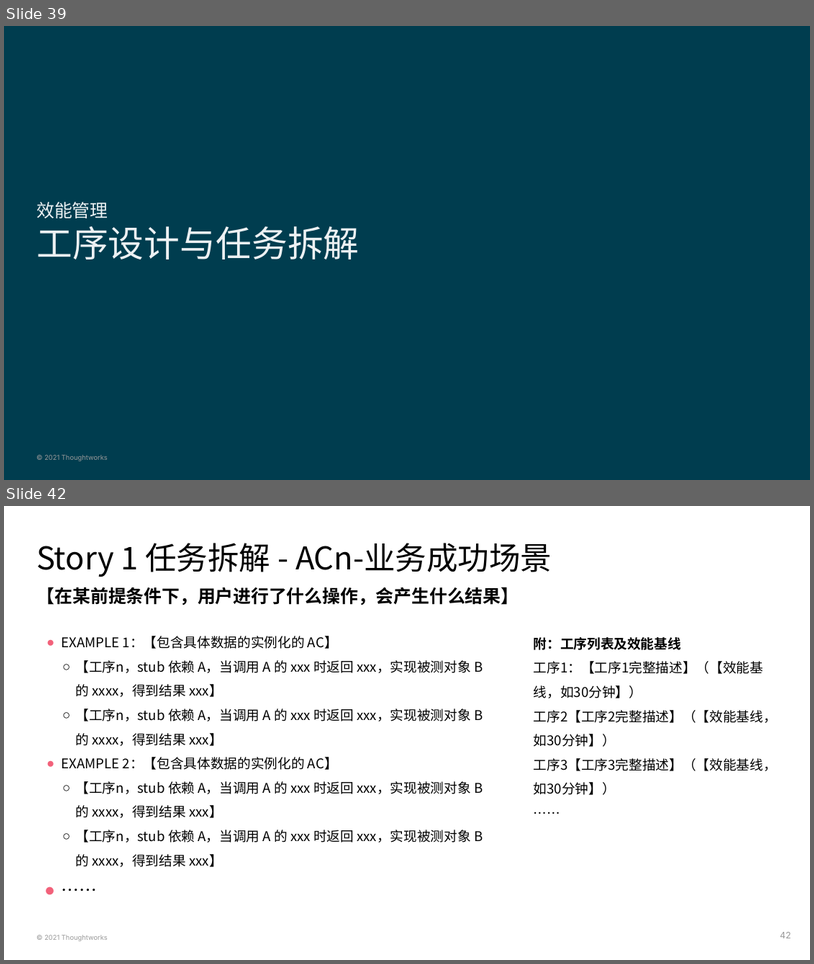
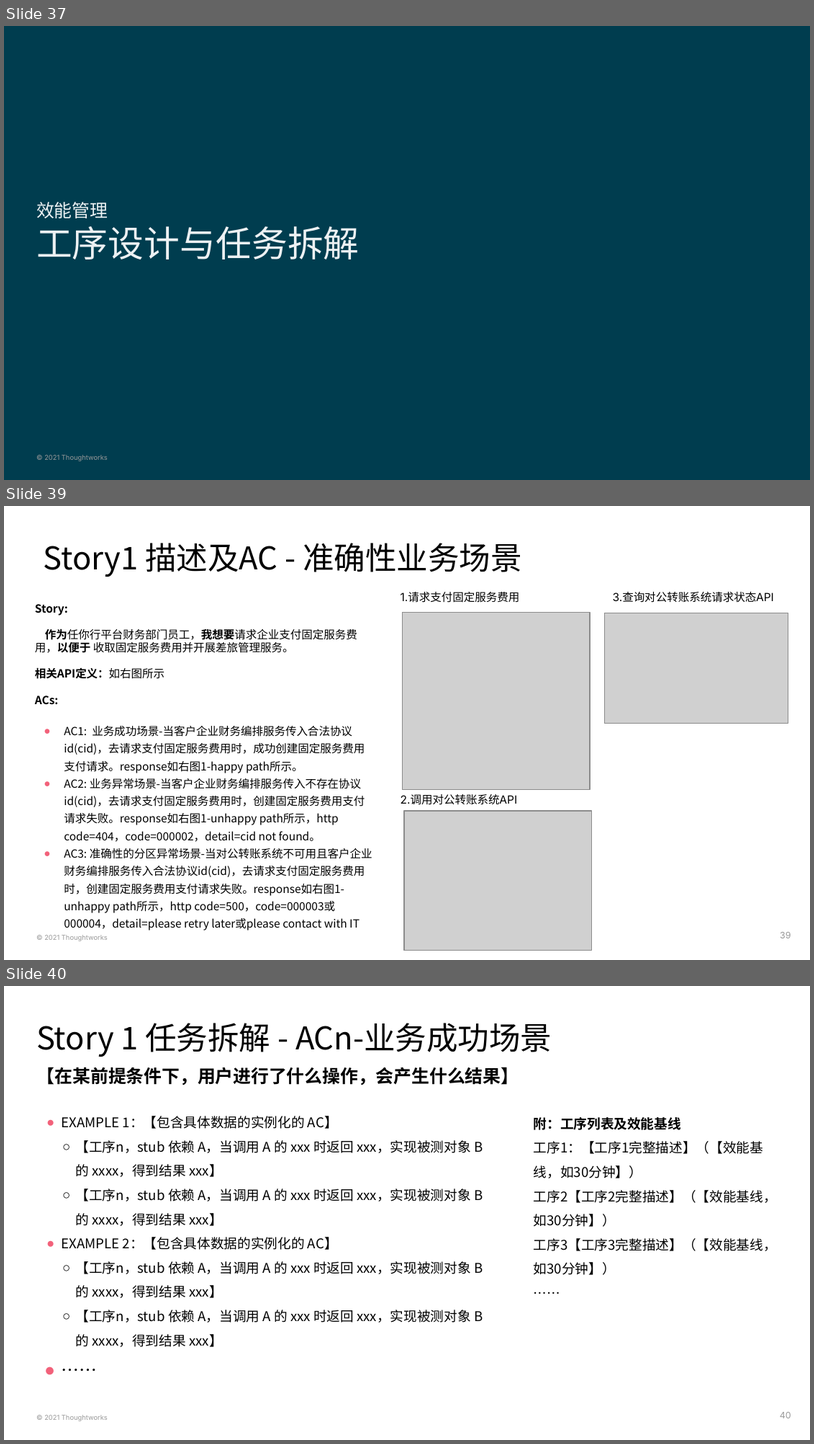
Before and after one commit to deesyx/heima, a slide deck: doc/PS4 黑马考核-项目On-boarding模板-胡炫光.pptx. Shown one above the other, each under a label of ours: slides 39 and 42 before the commit, slides 37, 39 and 40 after it; the slides between them are not shown. The pictures are 814x964 and 814x1444 pixels, drawn with LibreOffice and Linux fonts; fonts in the diff are those of the drawing; grey boxes stand for pictures; background and template pictures are left out. Boxes give left, top, right and bottom in pixels: in the first picture for what was removed or moved away, otherwise in the second. Text is boxed around its words. In the diff, an @@ line names an element or a change of style, - is before the commit and + after.

```diff
--- a/doc/PS4 黑马考核-项目On-boarding模板-胡炫光.pptx
+++ b/doc/PS4 黑马考核-项目On-boarding模板-胡炫光.pptx
@@ slide 39 added at [4,506,810,960], background #FFFFFF; not listed: 1 template element that a slide beside it also shows @@
@@ title added at [44,543,522,577], 28 pt, text #000000 @@
+Story1 描述及AC - 准确性业务场景
@@ text added at [401,592,520,602], 10 pt, text #000000 @@
+1.请求支付固定服务费用
@@ text added at [613,592,774,602], 10 pt, text #000000 @@
+3.查询对公转账系统请求状态API
@@ text added at [35,604,373,930], 10 pt, text #000000 @@
+Story:
+作为任你行平台财务部门员工，我想要请求企业支付固定服务费用，以便于 收取固定服务费用并开展差旅管理服务。
+相关API定义：如右图所示
+ACs:
+● AC1: 业务成功场景-当客户企业财务编排服务传入合法协议id(cid)，去请求支付固定服务费用时，成功创建固定服务费用支付请求。response如右图1-happy path所示。
+● AC2: 业务异常场景-当客户企业财务编排服务传入不存在协议id(cid)，去请求支付固定服务费用时，创建固定服务费用支付请求失败。response如右图1-unhappy path所示，http code=404，code=000002，detail=cid not found。
+● AC3: 准确性的分区异常场景-当对公转账系统不可用且客户企业财务编排服务传入合法协议id(cid)，去请求支付固定服务费用时，创建固定服务费用支付请求失败。response如右图1-unhappy path所示，http code=500，code=000003或000004，detail=please retry later或please contact with IT
@@ picture added at [402,613,589,790] @@
@@ picture added at [604,613,789,723] @@
@@ text added at [401,794,518,805], 10 pt, text #000000 @@
+2.调用对公转账系统API
@@ picture added at [404,811,591,950] @@
@@ page number added at [780,932,791,938], 8 pt, text #999999 @@
+39
@@ what was slide 39 is now slide 37 @@
@@ what was slide 42 is now slide 40 @@
@@ page number at [780,1412,792,1418]: text changed @@
-42
+40
```
Also in this commit, not shown: 8 slides changed, 1 other slide added, 4 slides removed, 4 other files.
